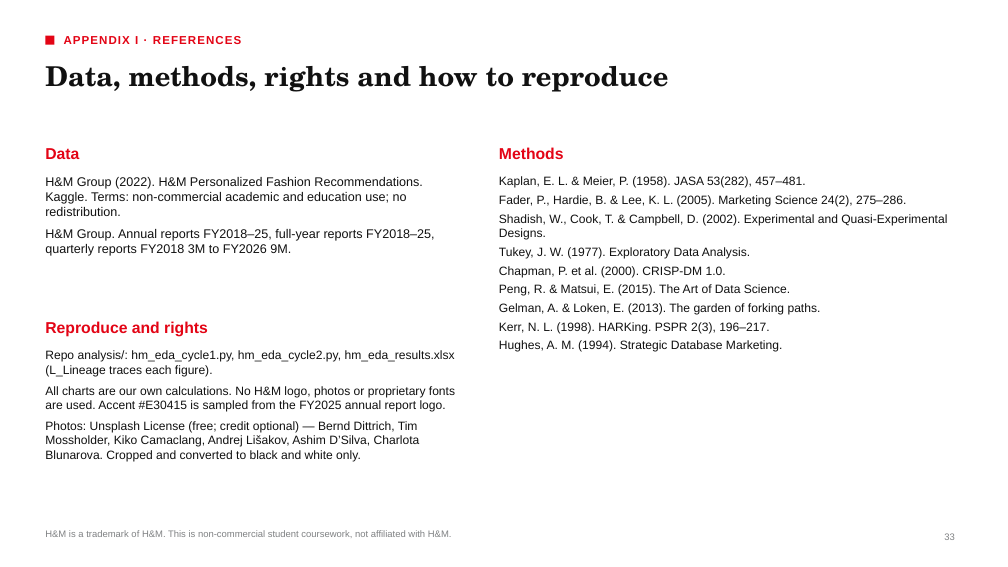
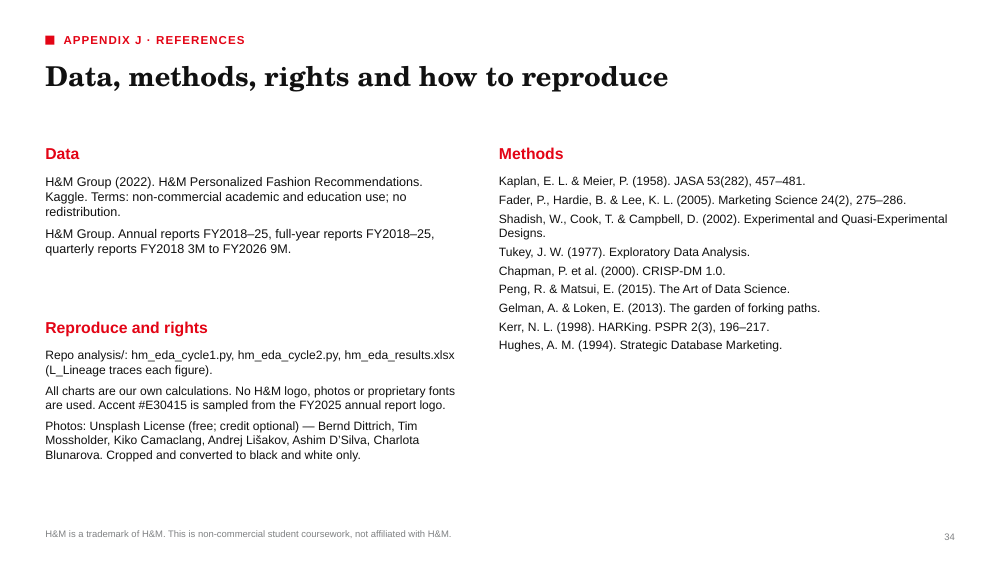
Before and after one commit to underthesun7213/social-data, a slide deck: slide 34 of presentation/hm_retention_deck_en.pptx (slide 33 before the commit). Drawn at 1008x567 pixels with LibreOffice and Linux fonts; fonts in the diff are those of the drawing. Boxes give left, top, right and bottom in pixels: in the first picture for what was removed or moved away, otherwise in the second. Text is boxed around its words. In the diff, an @@ line names an element or a change of style, - is before the commit and + after.

```diff
--- a/presentation/hm_retention_deck_en.pptx
+++ b/presentation/hm_retention_deck_en.pptx
@@ text at (x1=64, y1=36, x2=244, y2=44): text changed @@
-APPENDIX I · REFERENCES
+APPENDIX J · REFERENCES
@@ page number at (x1=944, y1=533, x2=955, y2=540): text changed @@
-33
+34
```
Also in this commit, not shown: 8 other slides changed, 1 slide added, 4 other files.
